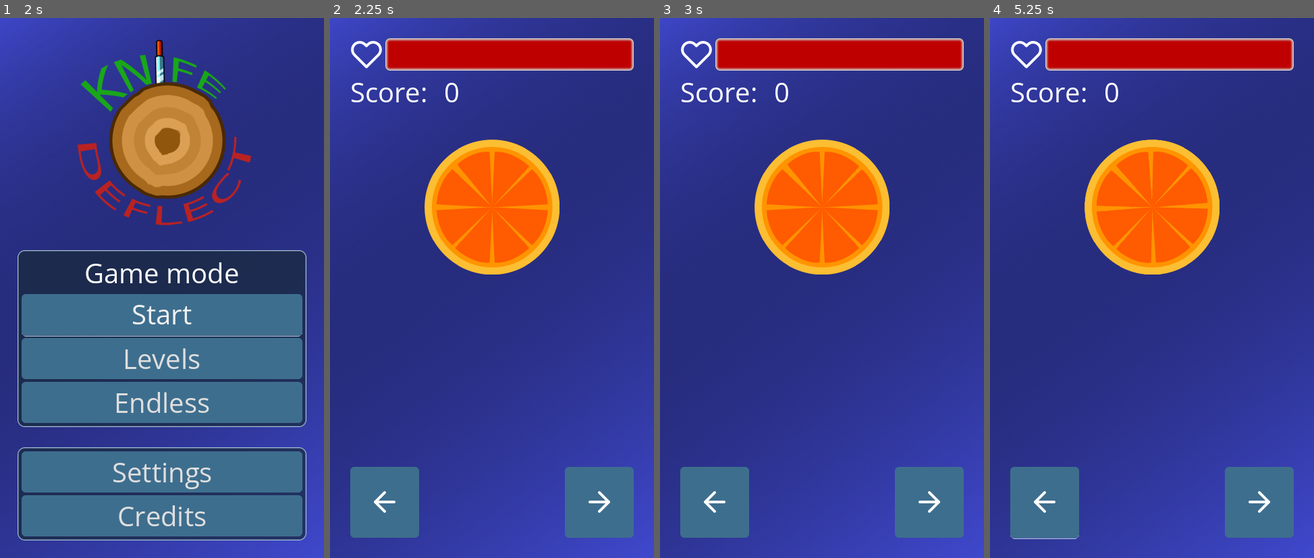
Above: before the commit, frames 1-4 (left to right).
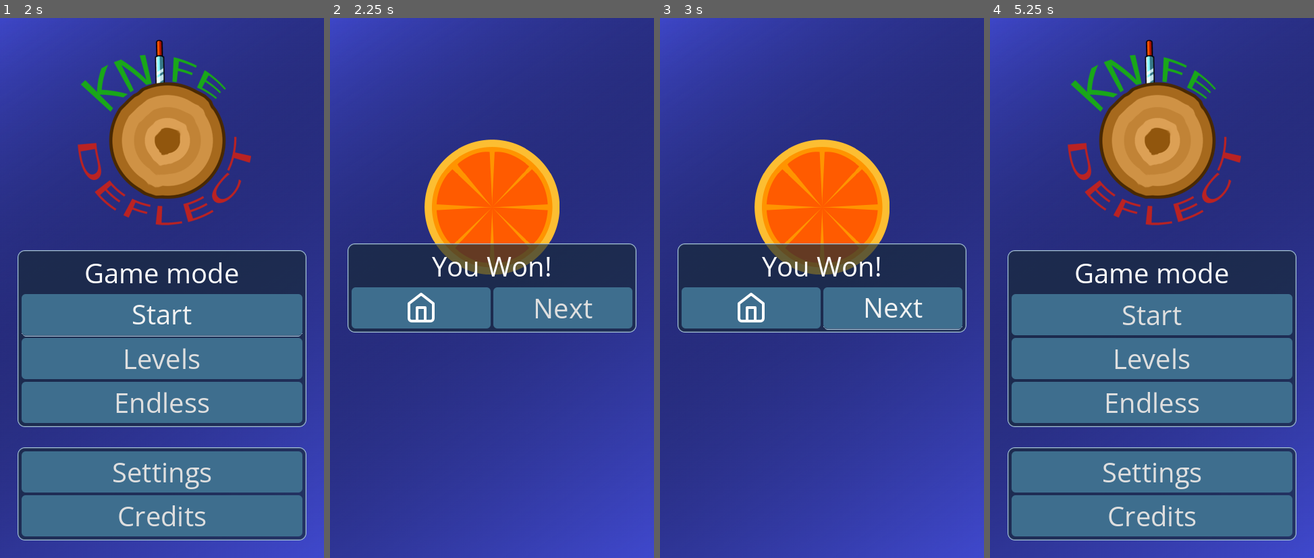
Above: after the commit, the same moments.

Repository: DimonNeAdekvat/Knife-Deflect
Game: Godot game, scene res://UI/main_menu.tscn
The game is run twice, just before and just after one commit, with the same random seed, the same clock (stepped at 60 frames per second) and the same inputs.
Inputs (mouse positions are in pixels of both pictures, inside the frame that each line leads up to):
- Up to frame 1 (2 s): click "Start" at 0.5 s; click "Start" at 1.25 s
- Up to frame 2 (2.25 s): click "Endless" at 2 s
- Up to frame 3 (3 s): click (893, 309) at 2.75 s, where only the run after the commit has a clickable "Next"
- Up to frame 4 (5.25 s): click (1223, 309) at 3.5 s, where only the run after the commit has a clickable "Next"; click (1045, 504) at 4.27 s; click (1080, 309) at 5.02 s

Frame 1 is identical in both runs. In frame 2, 25% of the frame differs, in the area x 5-95%, y 3-97%; in frame 3, 25%; in frame 4, 56%.
Error before the commit: Out of bounds get index '0' (on base: 'Array[Vector2]') (res://Scripts/KnifeSpawner.gd:34)
Error after the commit: Out of bounds get index '0' (on base: 'Array[Vector2]') (res://Scripts/KnifeSpawner.gd:42)

Commit message:
fixed signals and timer

Diff:
--- a/Components/health_component.gd
+++ b/Components/health_component.gd
@@ -21,7 +21,7 @@
 			cur_health = 0.0
 			emit_signal("death")
 		emit_signal("health_changed_a",cur_health)
-		emit_signal("health_changed_a",cur_health/max_health)
+		emit_signal("health_changed_r",cur_health/max_health)
 
 func damage(ammount : float):
 	cur_health -= ammount
--- a/Levels/level1.tscn
+++ b/Levels/level1.tscn
@@ -26,6 +26,10 @@
 
 [node name="ControlableLog" parent="." instance=ExtResource("2_s23q5")]
 
+[node name="HealthComponent" parent="ControlableLog" index="2"]
+max_health = 50.0
+cur_health = 50.0
+
 [node name="Axe" parent="ControlableLog" instance=ExtResource("4_7amhu")]
 position = Vector2(3, -113)
 rotation = 1.74533
@@ -37,7 +41,8 @@
 
 [node name="KnifeSpawner" parent="." instance=ExtResource("3_7qehu")]
 knives = Array[PackedScene]([ExtResource("6_wmavp"), ExtResource("4_pkscq"), ExtResource("6_emabd"), ExtResource("6_07jcx"), ExtResource("6_iiakj"), ExtResource("6_4i1hi"), ExtResource("6_c2d6i"), ExtResource("6_bpaxc"), ExtResource("6_y8onp"), ExtResource("6_qri2c"), ExtResource("6_o0n02")])
-positions = Array[Vector2]([Vector2(0, 1)])
-types = Array[int]([0])
+positions = Array[Vector2]([Vector2(0, 1), Vector2(0, 2)])
+types = Array[int]([0, 3])
 
+[editable path="ControlableLog"]
 [editable path="ControlableLog/Axe"]
--- a/Prefabs/controlable_log.tscn
+++ b/Prefabs/controlable_log.tscn
@@ -34,3 +34,5 @@
 [node name="CollisionShape2D" type="CollisionShape2D" parent="HitboxComponent"]
 z_index = 1
 shape = SubResource("CircleShape2D_revv6")
+
+[connection signal="area_entered" from="HitboxComponent" to="HitboxComponent" method="_on_area_entered"]
--- a/Scripts/KnifeSpawner.gd
+++ b/Scripts/KnifeSpawner.gd
@@ -9,6 +9,7 @@
 #@export var knife_scene: PackedScene = preload("res://Prefabs/knife.tscn")
 @export var warning_scene: PackedScene = preload("res://Prefabs/warning.tscn")
 @export var distance: float = 600.0
+@export var spawn_time: float = 3.0
 
 signal victory
 signal score_changed(score : int)
@@ -17,11 +18,18 @@
 var score : int = 0
 
 func new_game():
+	$MobTimer.wait_time = spawn_time
 	$MobTimer.start()
 
 func _ready():
 	new_game()
 
+func _physics_process(_delta):
+	if(cur_index <= positions.size() - 1):
+		return
+	if(get_child_count() == 1):
+		emit_signal("victory")
+		set_physics_process(false)
 
 func _on_mob_timer_timeout():
 	spawn_on_circle()
@@ -43,5 +51,4 @@
 	attack.add_child(warning)
 	if(cur_index == positions.size() - 1):
 		$MobTimer.stop()
-		emit_signal("victory")
 	cur_index += 1
--- a/Scripts/level.gd
+++ b/Scripts/level.gd
@@ -6,6 +6,8 @@
 signal health_changed(health : float)
 # Called when the node enters the scene tree for the first time.
 @onready var ui_scene : PackedScene = preload("res://UI/in_game_ui.tscn")
+
+var canWin : bool = true
 
 func _ready():
 	$ControlableLog/HealthComponent.connect("health_changed_r", on_health_changed)
@@ -23,9 +25,12 @@
 	emit_signal("score_changed", score)
 
 func on_victory():
+	if(!canWin):
+		return
 	emit_signal("victory")
 
 func on_game_over():
+	canWin = false
 	emit_signal("game_over")
 
 func connect_ui():
--- a/UI/levels.tscn
+++ b/UI/levels.tscn
@@ -3,7 +3,7 @@
 [ext_resource type="Theme" uid="uid://b5sam0xashck5" path="res://UI/ui_default.tres" id="1_jqpsc"]
 [ext_resource type="Script" path="res://UI/levels.gd" id="1_mutc8"]
 [ext_resource type="PackedScene" uid="uid://dkri62q20y46i" path="res://UI/main_menu.tscn" id="2_g3jyf"]
-[ext_resource type="PackedScene" uid="uid://bmbo0fggcsr5e" path="res://UI/level1.tscn" id="4_mrjmj"]
+[ext_resource type="PackedScene" uid="uid://bmbo0fggcsr5e" path="res://Levels/level1.tscn" id="4_mrjmj"]
 [ext_resource type="Texture2D" uid="uid://c311p8qlyy43p" path="res://Assets/background.png" id="5_2lo4r"]
 
 [node name="Levels" type="Control"]
@@ -16,9 +16,7 @@
 theme = ExtResource("1_jqpsc")
 script = ExtResource("1_mutc8")
 go_back = ExtResource("2_g3jyf")
-
 levels = Array[PackedScene]([ExtResource("4_mrjmj")])
-
 
 [node name="TextureRect" type="TextureRect" parent="."]
 layout_mode = 1
